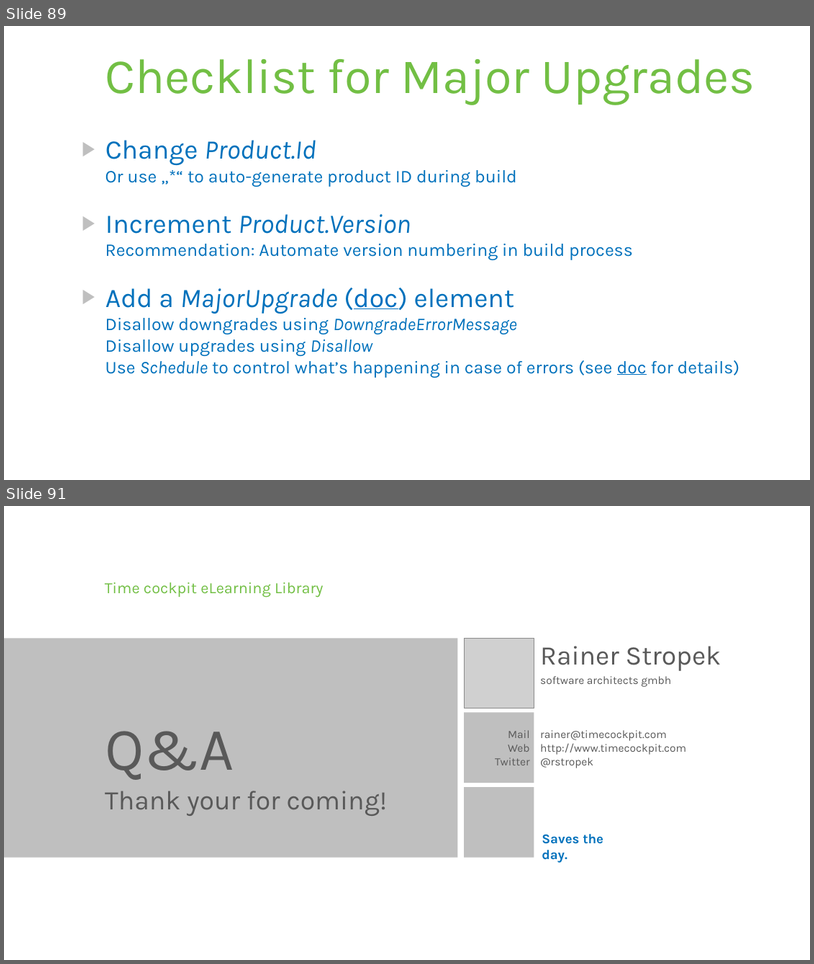
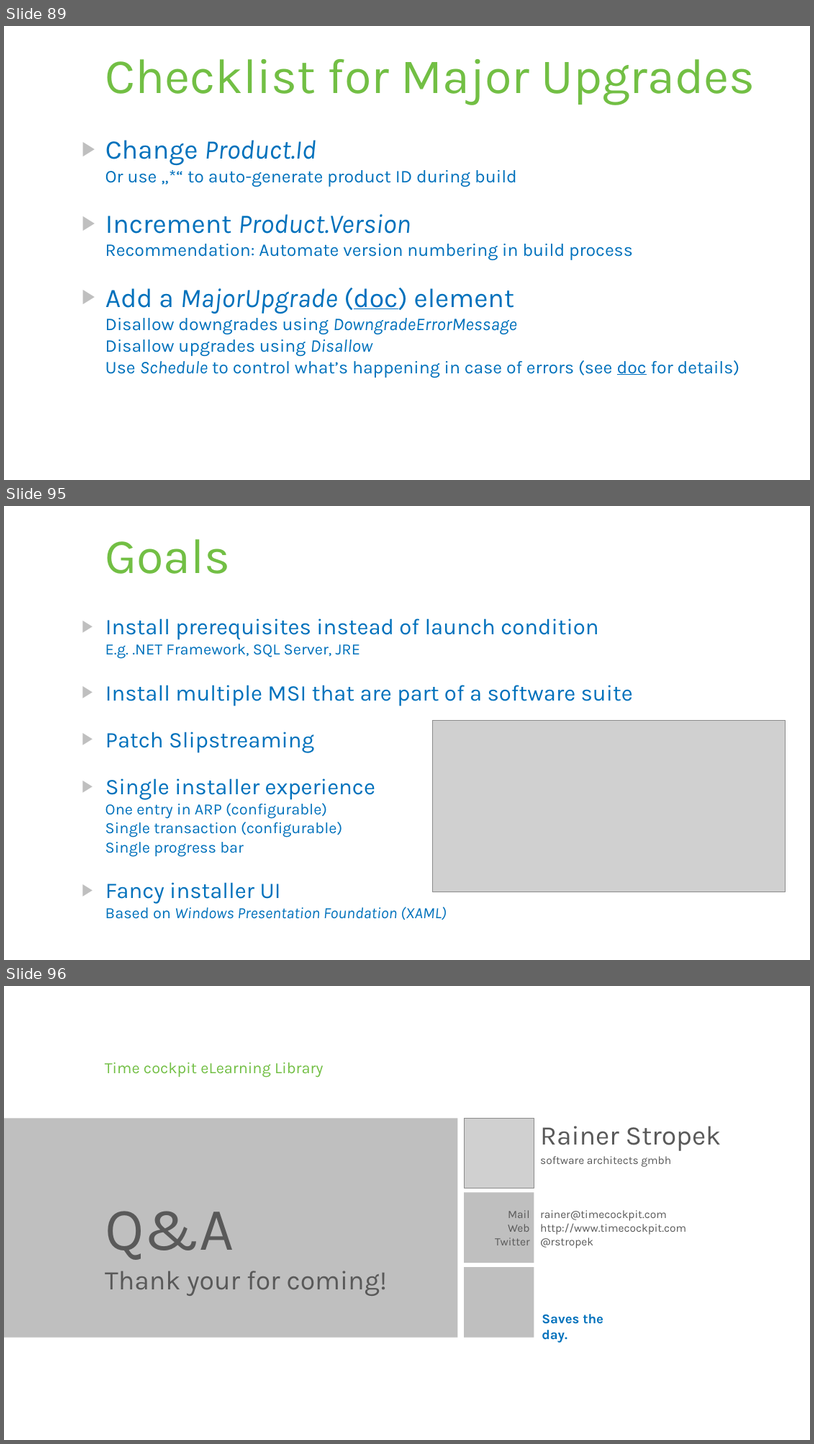
Before and after one commit to rstropek/Samples, a slide deck: WiXSamples/Slides/WiX - Installer Framework.pptx. Shown one above the other, each under a label of ours: slides 89 and 91 before the commit, slides 89, 95 and 96 after it; the slides between them are not shown. The pictures are 814x964 and 814x1444 pixels, drawn with LibreOffice and Linux fonts; fonts in the diff are those of the drawing; grey boxes stand for pictures; background and template pictures are left out. Boxes give left, top, right and bottom in pixels: in the first picture for what was removed or moved away, otherwise in the second. Text is boxed around its words. In the diff, an @@ line names an element or a change of style, - is before the commit and + after.

```diff
--- a/WiXSamples/Slides/WiX - Installer Framework.pptx
+++ b/WiXSamples/Slides/WiX - Installer Framework.pptx
@@ slide 95 added at (4, 506, 810, 960), background #FFFFFF @@
@@ title added at (105, 539, 230, 574), 44 pt, text #72BF44 @@
+Goals
@@ text added at (106, 618, 633, 920), 20 pt, text #0071BC @@
+▶ Install prerequisites instead of launch condition
+  E.g. .NET Framework, SQL Server, JRE
+▶ Install multiple MSI that are part of a software suite
+▶ Patch Slipstreaming
+▶ Single installer experience
+  One entry in ARP (configurable)
+  Single transaction (configurable)
+  Single progress bar
+▶ Fancy installer UI
+  Based on Windows Presentation Foundation (XAML)
@@ picture added at (432, 721, 785, 892) @@
@@ what was slide 91 is now slide 96 @@
```
Also in this commit, not shown: 2 slides changed, 4 other slides added, 9 other files.
